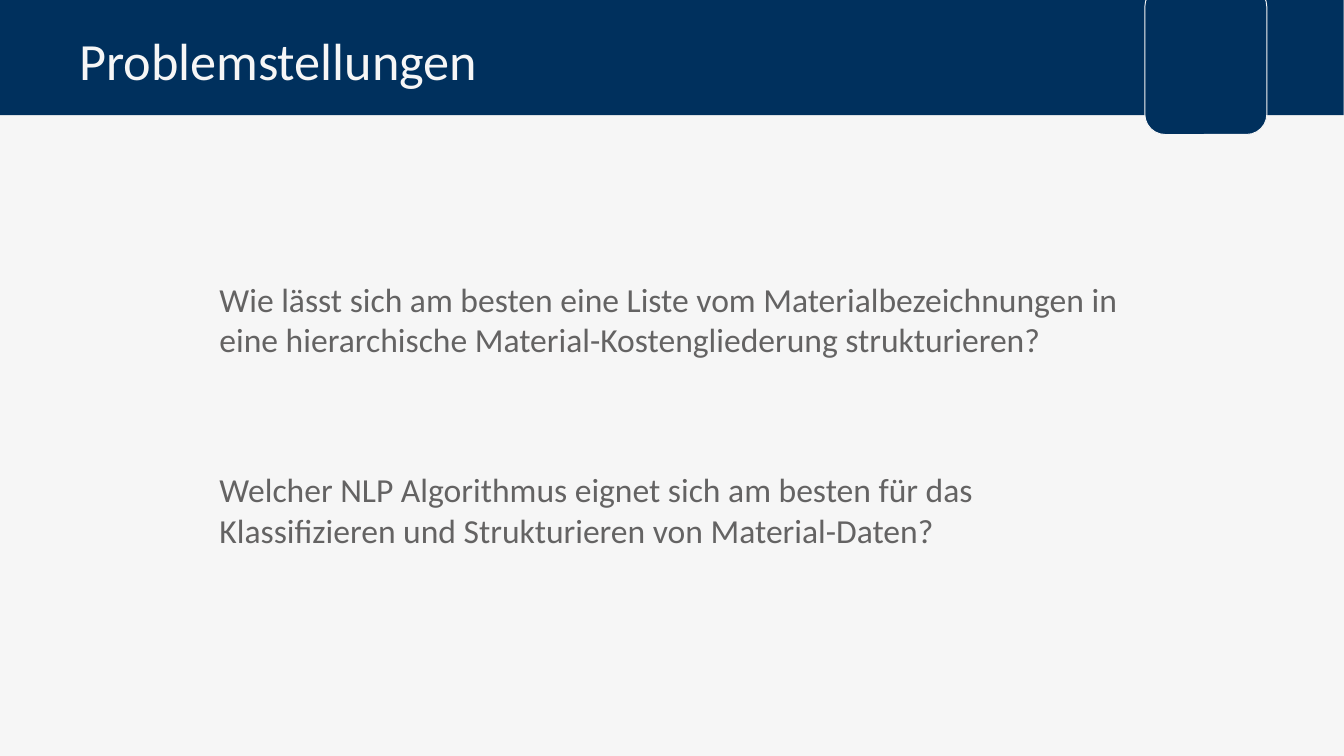
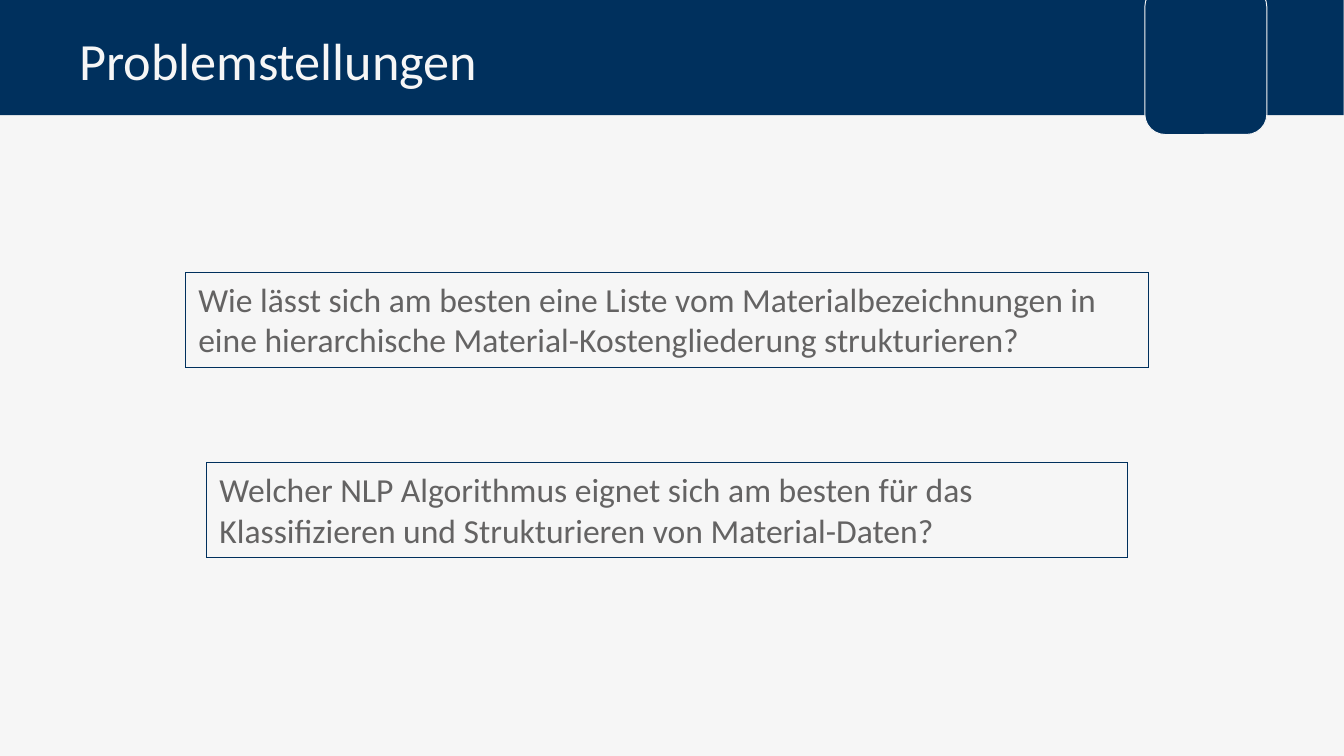
Before and after one commit to FlowBYRN/BaMaterialStandartisation, a slide deck: slide 15 of documents/Verteidigung.pptx (slide 13 before the commit). Drawn at 1344x756 pixels with LibreOffice and Linux fonts; fonts in the diff are those of the drawing; background and template pictures are left out. Boxes give left, top, right and bottom in pixels: in the first picture for what was removed or moved away, otherwise in the second. Text is boxed around its words. In the diff, an @@ line names an element or a change of style, - is before the commit and + after.

```diff
--- a/documents/Verteidigung.pptx
+++ b/documents/Verteidigung.pptx
@@ rectangle "Wie lässt sich am besten ..." at bbox=[185, 273, 1149, 368]: outline none to #00305D 0.75 pt @@
@@ rectangle "Wie lässt sich am besten ...": place and size @@
-rectangle "Wie lässt sich am besten ..." at bbox=[219, 288, 1117, 358]
+rectangle "Wie lässt sich am besten ..." at bbox=[185, 273, 1149, 368]
@@ rectangle "Welcher NLP Algorithmus eignet sich ...": place and size @@
-rectangle "Welcher NLP Algorithmus eignet sich ..." at bbox=[219, 478, 973, 543]
+rectangle "Welcher NLP Algorithmus eignet sich ..." at bbox=[207, 462, 1128, 558]
@@ rectangle "Welcher NLP Algorithmus eignet sich ..." at bbox=[207, 462, 1128, 558]: outline none to #00305D 0.75 pt @@
```
Also in this commit, not shown: 13 other slides changed, 22 slides added, 14 slides removed, 1 other file.
